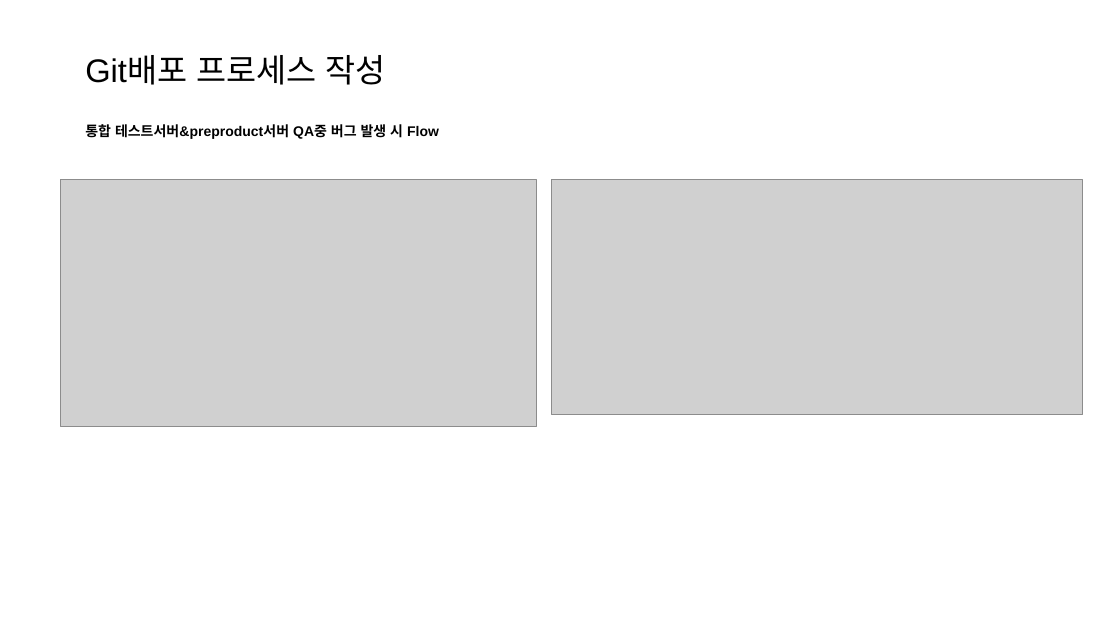
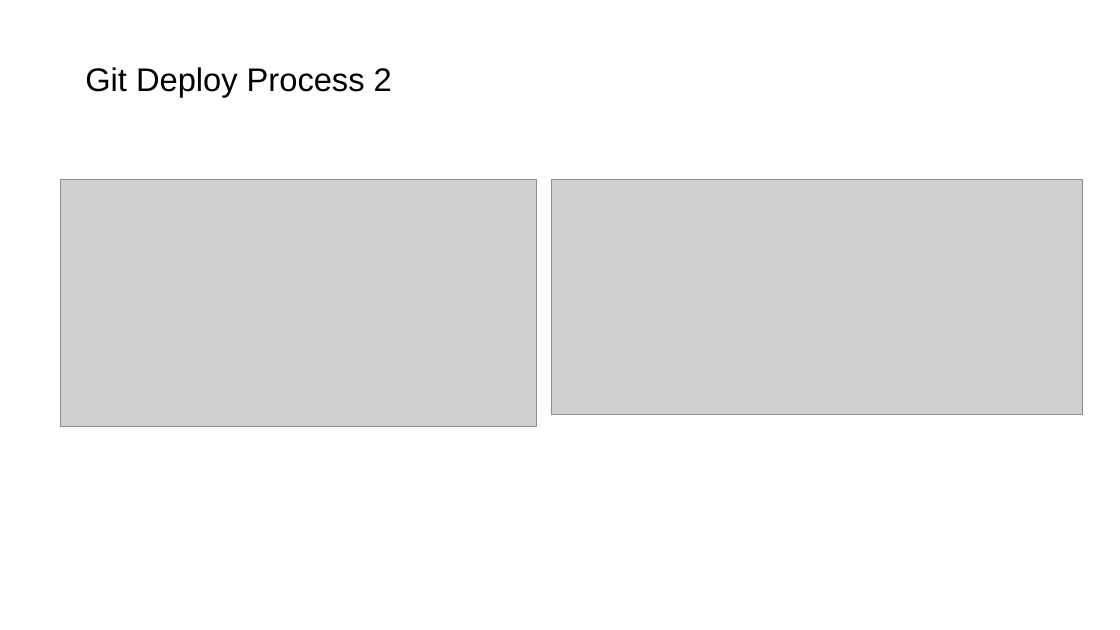
Before and after one commit to msjo49/msjo, a slide deck: slide 18 of portfolio.pptx. Drawn at 1120x630 pixels with LibreOffice and Linux fonts; fonts in the diff are those of the drawing; grey boxes stand for pictures. Boxes give left, top, right and bottom in pixels: in the first picture for what was removed or moved away, otherwise in the second. Text is boxed around its words. In the diff, an @@ line names an element or a change of style, - is before the commit and + after.

```diff
--- a/portfolio.pptx
+++ b/portfolio.pptx
@@ title at (85,67,392,97): text changed; size 12 to 28 pt; bold off @@
-Git배포 프로세스 작성
-통합 테스트서버&preproduct서버 QA중 버그 발생 시 Flow
+Git Deploy Process 2
```
Also in this commit, not shown: 19 other slides changed.
